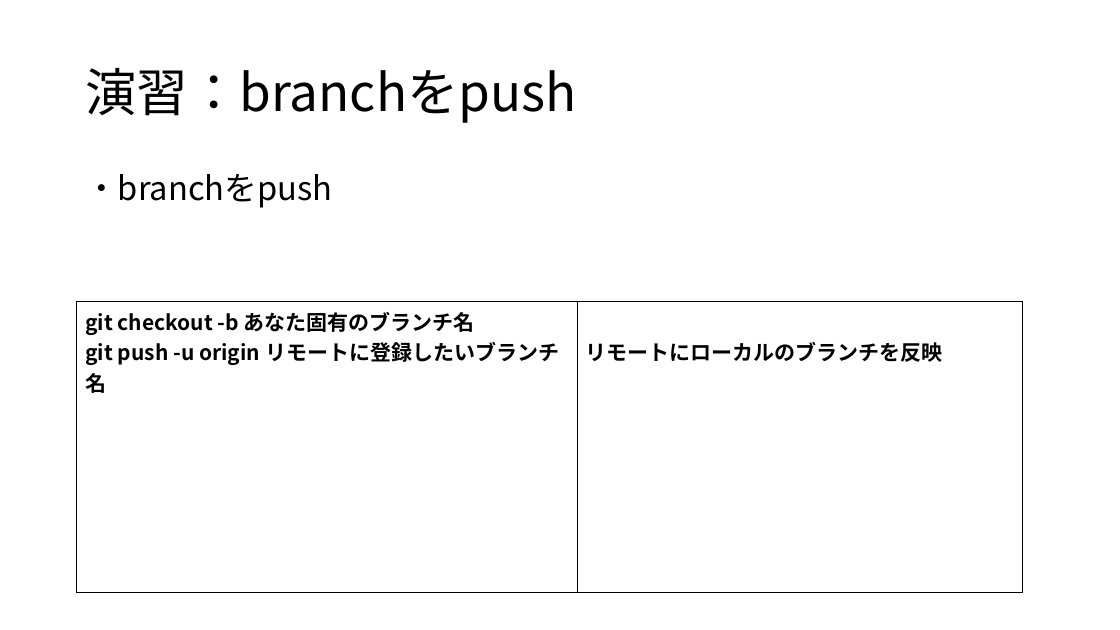
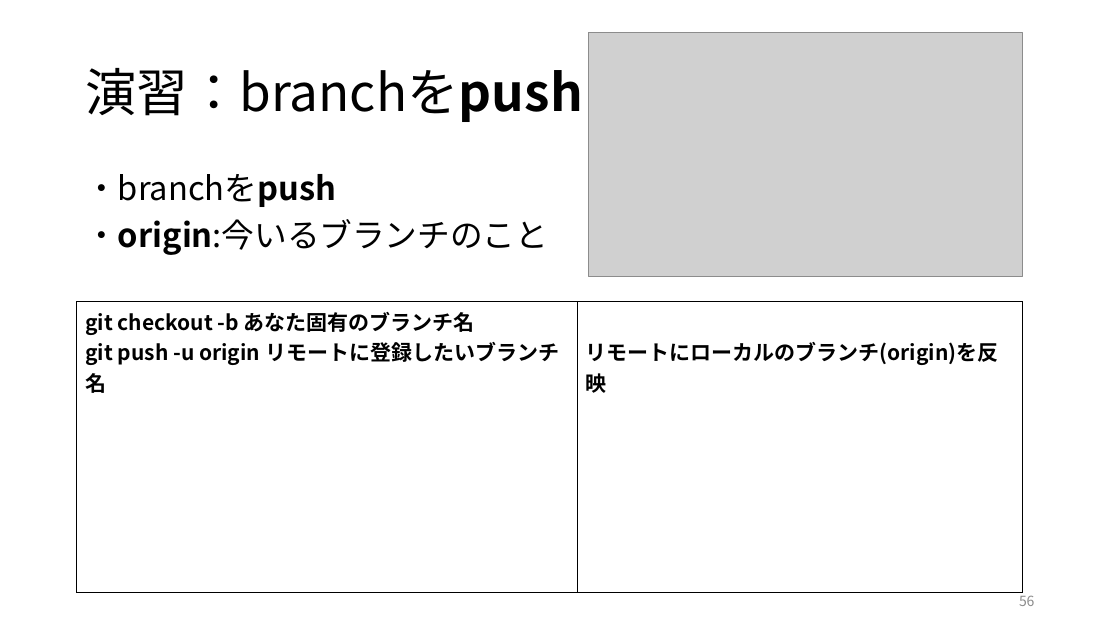
Before and after one commit to maru0519/git-edu, a slide deck: slide 56 of siryou.pptx (slide 55 before the commit). Drawn at 1120x630 pixels with LibreOffice and Linux fonts; fonts in the diff are those of the drawing; grey boxes stand for pictures. Boxes give left, top, right and bottom in pixels: in the first picture for what was removed or moved away, otherwise in the second. Text is boxed around its words. In the diff, an @@ line names an element or a change of style, - is before the commit and + after.

```diff
--- a/siryou.pptx
+++ b/siryou.pptx
@@ title "演習：branchをpush" at (85, 68, 583, 122): bold on in "演習：branchをpush" @@
@@ picture added at (589, 33, 1023, 277) @@
@@ text at (85, 174, 336, 207): bold on in "・branchをpush" @@
@@ text at (85, 219, 548, 255): paragraph added @@
+・origin:今いるブランチのこと
@@ table at (77, 302, 1023, 592) @@
-row 1, column 2: リモートにローカルのブランチを反映
+row 1, column 2: リモートにローカルのブランチ(origin)を反映
@@ page number added at (1019, 592, 1035, 606), 12 pt, text #8C8C8C @@
+56
```
Also in this commit, not shown: 63 other slides changed, 3 slides added, 1 slide removed.
